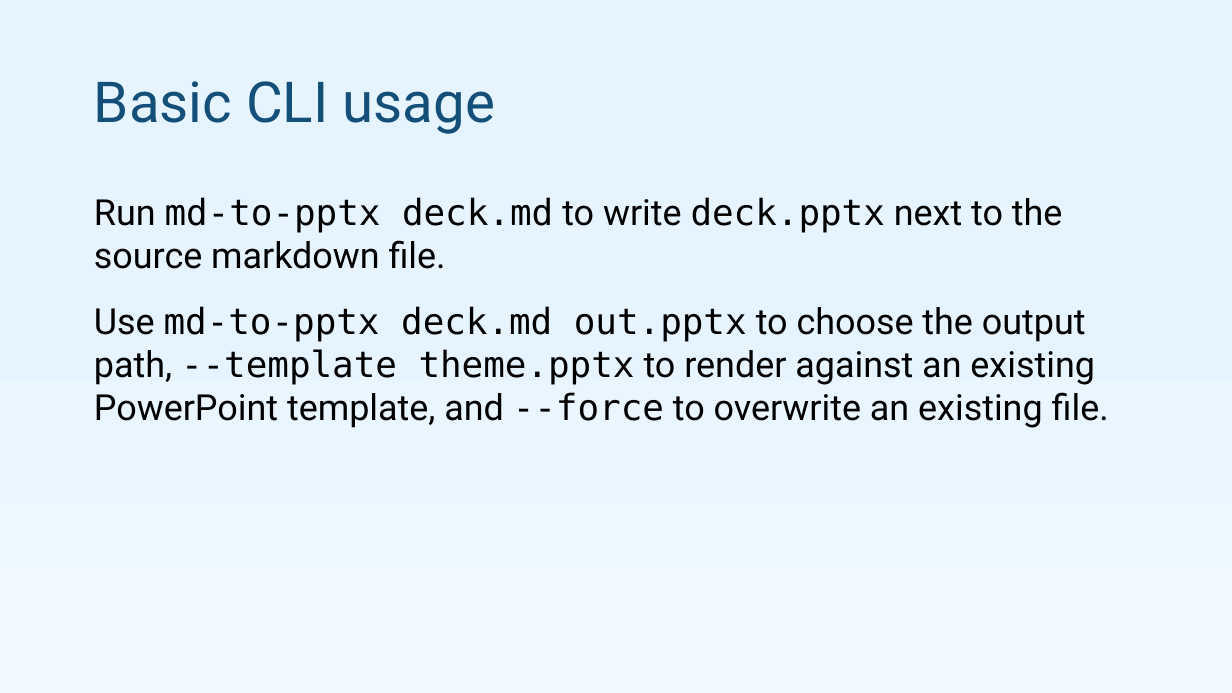
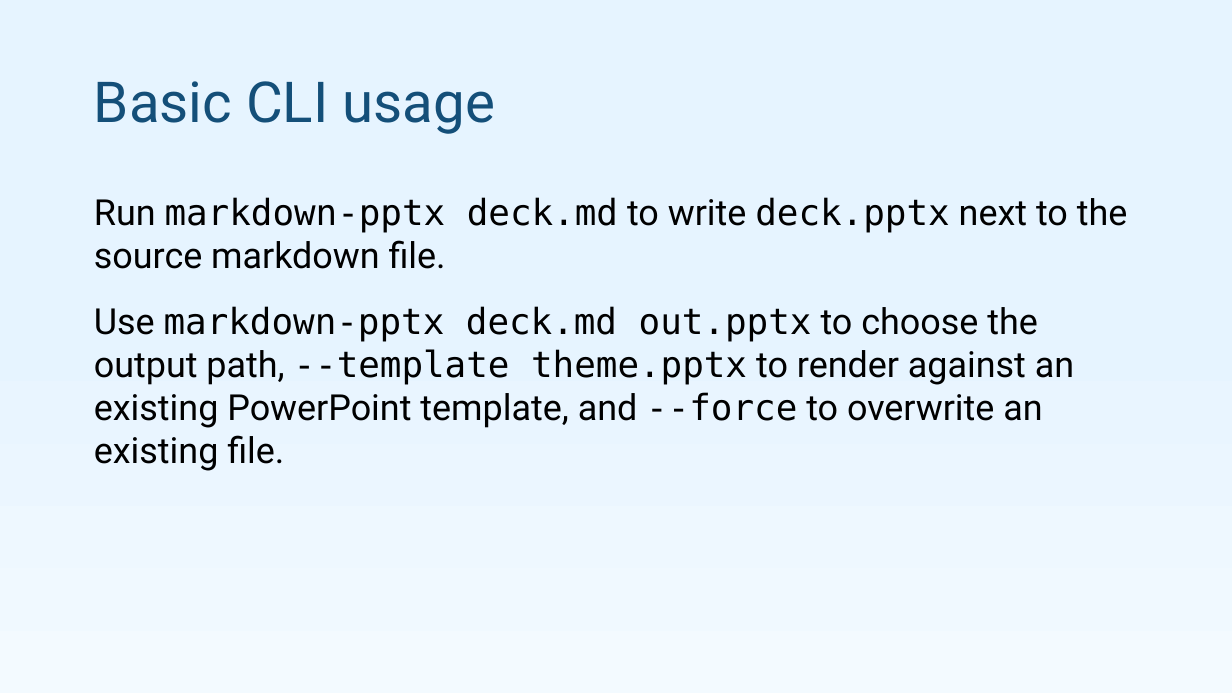
Before and after one commit to pseudosavant/md-to-pptx, a slide deck: slide 4 of sample/showcase.pptx. Drawn at 1232x693 pixels with LibreOffice and Linux fonts; fonts in the diff are those of the drawing. Boxes give left, top, right and bottom in pixels: in the first picture for what was removed or moved away, otherwise in the second. Text is boxed around its words. In the diff, an @@ line names an element or a change of style, - is before the commit and + after.

```diff
--- a/sample/showcase.pptx
+++ b/sample/showcase.pptx
@@ text at (94,197,1128,471): text changed @@
-Run md-to-pptx deck.md to write deck.pptx next to the source markdown file.
-Use md-to-pptx deck.md out.pptx to choose the output path, --template theme.pptx to render against an existing PowerPoint template, and --force to overwrite an existing file.
+Run markdown-pptx deck.md to write deck.pptx next to the source markdown file.
+Use markdown-pptx deck.md out.pptx to choose the output path, --template theme.pptx to render against an existing PowerPoint template, and --force to overwrite an existing file.
```
Also in this commit, not shown: 6 other slides changed.
